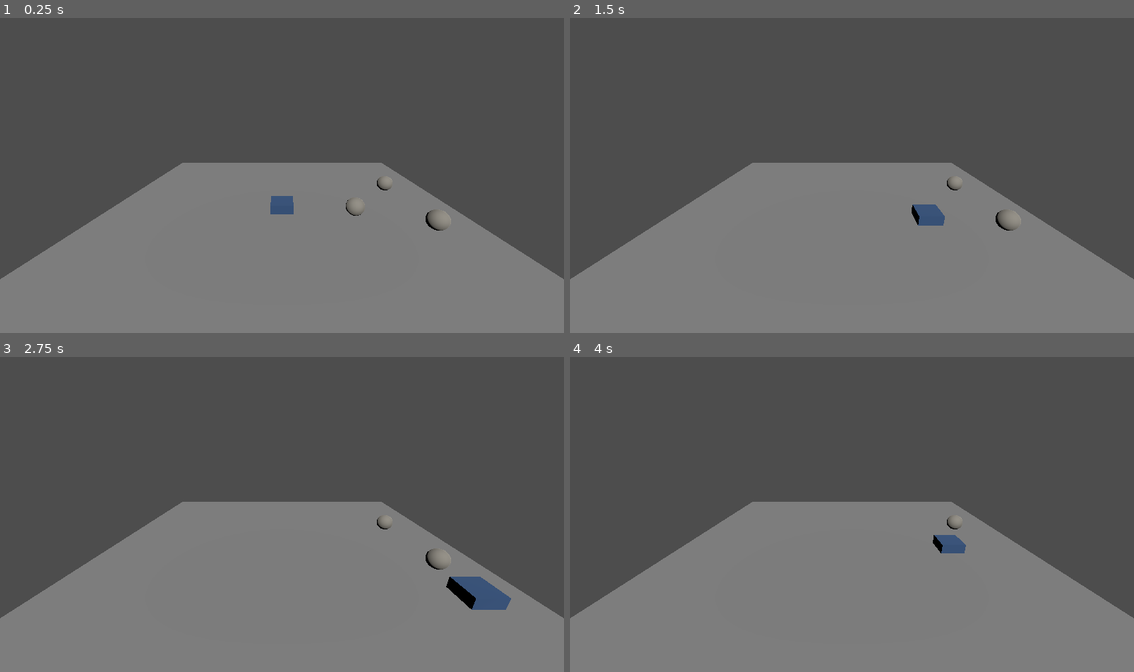
Above: before the commit, frames 1-4 (two rows, left to right).
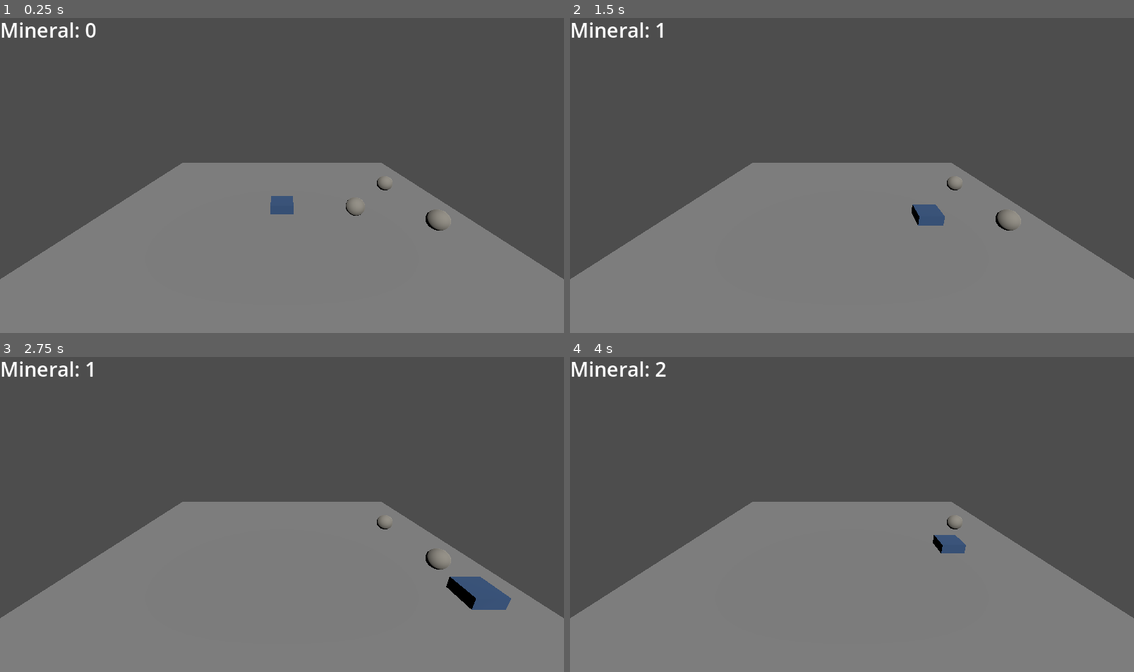
Above: after the commit, the same moments.

Repository: Emaro/rovers-journey
Game: Godot game, scene res://scenes/main.tscn
The game is run twice, just before and just after one commit, with the same random seed, the same clock (stepped at 60 frames per second) and the same inputs.
Inputs:
- Up to frame 1 (0.25 s): no input
- Up to frame 2 (1.5 s): tap Enter at 0.5 s; hold D (move_right) 0.53-1.28 s; hold S (move_back) from 1.28 s (still down)
- Up to frame 3 (2.75 s): release S (move_back) at 2.03 s; hold D (move_right) from 2.03 s (still down)
- Up to frame 4 (4 s): release D (move_right) at 2.78 s; hold Up (move_forward) 2.78-3.53 s; hold A (move_left) from 3.53 s (still down)

The runs differ from the first frame. In frame 1, 0.3% of the frame differs, in the area x 0-18%, y 1-7%; in frame 2, 0.3%; in frame 3, 0.3%; in frame 4, 0.3%.

Commit message:
mineral count

Diff:
--- a/scenes/main.tscn
+++ b/scenes/main.tscn
@@ -1,7 +1,8 @@
-[gd_scene load_steps=4 format=3 uid="uid://b8h0h8nkkq1yv"]
+[gd_scene load_steps=5 format=3 uid="uid://b8h0h8nkkq1yv"]
 
 [ext_resource type="PackedScene" uid="uid://11p5xm2bbg3q" path="res://scenes/rover.tscn" id="1_o5qli"]
 [ext_resource type="PackedScene" uid="uid://bgnxgqf6eg6w4" path="res://scenes/resource.tscn" id="2_0wfyh"]
+[ext_resource type="PackedScene" uid="uid://b1cq10wl1t6rd" path="res://ui/hud.tscn" id="3_sugp2"]
 
 [sub_resource type="PlaneMesh" id="PlaneMesh_sgp6g"]
 
@@ -29,3 +30,5 @@
 
 [node name="Resource3" parent="." instance=ExtResource("2_0wfyh")]
 transform = Transform3D(1, 0, 0, 0, 1, 0, 0, 0, 1, 7.564, 0.5, 1.338)
+
+[node name="HUD" parent="." instance=ExtResource("3_sugp2")]
--- /dev/null
+++ b/scripts/hud.gd
@@ -0,0 +1,10 @@
+extends Control
+
+@onready var mineral_label: Label = $MineralLabel
+
+func _ready() -> void:
+	Inventory.changed.connect(_refresh)
+	_refresh()
+
+func _refresh() -> void:
+	mineral_label.text = "Mineral: %d" % Inventory.get_count("mineral")
--- /dev/null
+++ b/ui/hud.tscn
@@ -0,0 +1,20 @@
+[gd_scene load_steps=2 format=3 uid="uid://b1cq10wl1t6rd"]
+
+[ext_resource type="Script" uid="uid://dbpiahylhqnt2" path="res://scripts/hud.gd" id="1_rbyyf"]
+
+[node name="HUD" type="Control"]
+layout_mode = 3
+anchors_preset = 15
+anchor_right = 1.0
+anchor_bottom = 1.0
+grow_horizontal = 2
+grow_vertical = 2
+scale = Vector2(1.0269814, 1.0329239)
+script = ExtResource("1_rbyyf")
+
+[node name="MineralLabel" type="Label" parent="."]
+layout_mode = 1
+offset_right = 77.0
+offset_bottom = 23.0
+theme_override_font_sizes/font_size = 40
+text = "Mineral: 0"
Not shown, added: scripts/hud.gd.uid
